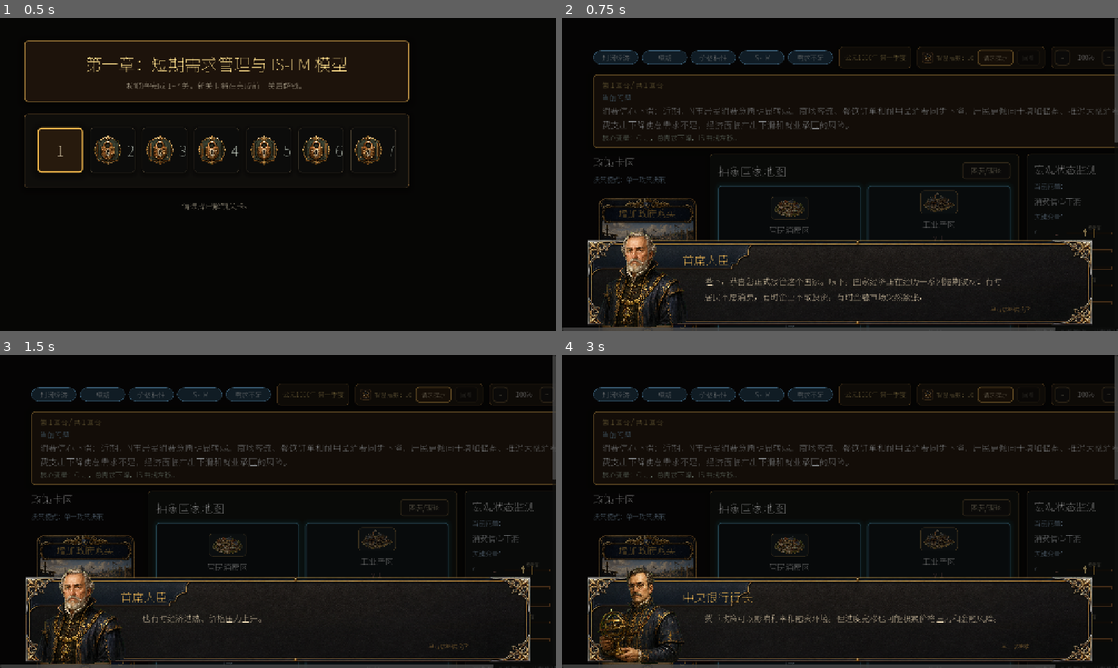
Above: before the commit, frames 1-4 (two rows, left to right).
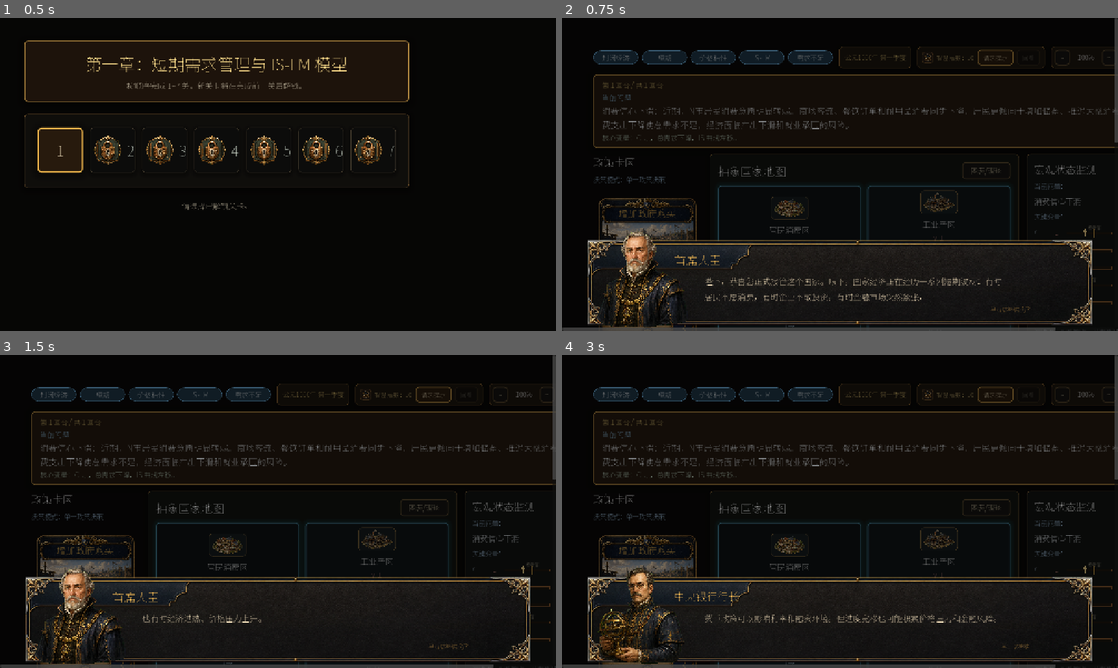
Above: after the commit, the same moments.

Repository: Austenzcy/macroecon
Game: Godot game, scene res://scenes/LevelSelect.tscn
Same seed, same stepped clock (60 frames per second), same inputs: the game is played once before the commit and once after it.
Inputs:
- Up to frame 1 (0.5 s): no input
- Up to frame 2 (0.75 s): click "1" at 0.5 s
- Up to frame 3 (1.5 s): click "请求提示" at 1.25 s
- Up to frame 4 (3 s): click "-" at 2 s; click "+" at 2.75 s

Frame 1 is identical in both runs. In frame 2, 0.1% of the frame differs, in the area x 20-30%, y 75-100%; in frame 3, 0.1%; in frame 4, 0.2%, in the area x 20-35%, y 75-100%.

Commit message:
fix: refine policy card text layout and long speaker names

Diff:
--- a/scripts/ui/ArtLayoutSpecs.gd
+++ b/scripts/ui/ArtLayoutSpecs.gd
@@ -20,12 +20,15 @@
 	return {
 		SAFE_FRAME_CONTENT: Rect2(0.030, 0.080, 0.920, 0.820),
 		SAFE_PORTRAIT_OVERLAP: Rect2(0.000, -0.440, 0.235, 1.420),
-		SAFE_SPEAKER: Rect2(0.188, 0.125, 0.455, 0.145),
+		SAFE_SPEAKER: Rect2(0.172, 0.125, 0.505, 0.145),
 		SAFE_BODY: Rect2(0.232, 0.405, 0.600, 0.325),
 		SAFE_CONTINUE: Rect2(0.705, 0.725, 0.170, 0.130),
 		"speaker_font_min": 27,
 		"speaker_font_max": 34,
 		"speaker_font_viewport_ratio": 0.035,
+		"speaker_long_name_threshold": 5,
+		"speaker_long_name_font_delta": 3,
+		"speaker_long_name_font_min": 25,
 		"body_font_min": 19,
 		"body_font_max": 23,
 		"body_font_viewport_ratio": 0.025,
@@ -43,13 +46,13 @@
 		SAFE_ILLUSTRATION: Rect2(0.095, 0.210, 0.810, 0.425),
 		SAFE_TITLE: Rect2(0.105, 0.103, 0.790, 0.095),
 		SAFE_CATEGORY: Rect2(0.245, 0.646, 0.510, 0.064),
-		SAFE_DESCRIPTION: Rect2(0.125, 0.708, 0.585, 0.170),
-		SAFE_COST: Rect2(0.745, 0.786, 0.178, 0.128),
+		SAFE_DESCRIPTION: Rect2(0.118, 0.652, 0.600, 0.226),
+		SAFE_COST: Rect2(0.742, 0.812, 0.184, 0.126),
 		"title_font": 22,
 		"category_font": 12,
-		"description_font": 15,
-		"description_line_spacing": 4,
-		"cost_font": 31,
+		"description_font": 16,
+		"description_line_spacing": 5,
+		"cost_font": 35,
 		"type_icon_size": 18,
 		"stamp_font": 14
 	}
@@ -61,12 +64,12 @@
 		"expansionary_monetary_policy":
 			spec[SAFE_TITLE] = Rect2(0.105, 0.108, 0.790, 0.095)
 			spec[SAFE_CATEGORY] = Rect2(0.255, 0.640, 0.490, 0.064)
-			spec[SAFE_DESCRIPTION] = Rect2(0.125, 0.700, 0.585, 0.172)
-			spec[SAFE_COST] = Rect2(0.748, 0.780, 0.176, 0.130)
+			spec[SAFE_DESCRIPTION] = Rect2(0.118, 0.646, 0.600, 0.228)
+			spec[SAFE_COST] = Rect2(0.744, 0.808, 0.184, 0.128)
 		"tax_cut":
-			spec[SAFE_DESCRIPTION] = Rect2(0.125, 0.704, 0.585, 0.172)
+			spec[SAFE_DESCRIPTION] = Rect2(0.118, 0.650, 0.600, 0.226)
 		"keep_policy_unchanged":
-			spec[SAFE_DESCRIPTION] = Rect2(0.125, 0.706, 0.585, 0.170)
+			spec[SAFE_DESCRIPTION] = Rect2(0.118, 0.652, 0.600, 0.224)
 	return spec
 
 
--- a/scripts/ui/DialogueOverlay.gd
+++ b/scripts/ui/DialogueOverlay.gd
@@ -268,6 +268,7 @@
 	var avatar_id: String = str(step.get("avatar", ""))
 
 	_speaker_label.text = speaker
+	_update_layout_metrics()
 	_text_label.text = text
 	_continue_label.text = "%s  %d/%d" % [continue_text, page_index + 1, page_count] if page_count > 1 else continue_text
 	var portrait_texture := ArtAssetRegistry.texture_for_dialogue_portrait(_current_speaker_id, avatar_id, speaker)
@@ -373,13 +374,30 @@
 	if _continue_margin != null:
 		ArtLayoutSpecs.apply_margin_rect(_continue_margin, text_spec[ArtLayoutSpecs.SAFE_CONTINUE], panel_size)
 	if _speaker_label != null:
-		_speaker_label.add_theme_font_size_override("font_size", int(roundf(clampf(viewport_size.y * float(text_spec.get("speaker_font_viewport_ratio", 0.035)), float(text_spec.get("speaker_font_min", 27)), float(text_spec.get("speaker_font_max", 34))))))
+		_speaker_label.add_theme_font_size_override("font_size", _speaker_font_size(viewport_size, text_spec))
 	if _text_label != null:
 		_text_label.custom_minimum_size = Vector2(0.0, clampf(viewport_size.y * 0.100, 72.0, 112.0))
 		_text_label.add_theme_font_size_override("normal_font_size", int(roundf(clampf(viewport_size.y * float(text_spec.get("body_font_viewport_ratio", 0.025)), float(text_spec.get("body_font_min", 19)), float(text_spec.get("body_font_max", 23))))))
 		_text_label.add_theme_constant_override("line_separation", int(roundf(clampf(viewport_size.y * 0.010, float(text_spec.get("body_line_separation_min", 7)), float(text_spec.get("body_line_separation_max", 10))))))
 	if _continue_label != null:
 		_continue_label.add_theme_font_size_override("font_size", int(roundf(clampf(viewport_size.y * float(text_spec.get("continue_font_viewport_ratio", 0.017)), float(text_spec.get("continue_font_min", 13)), float(text_spec.get("continue_font_max", 16))))))
+
+
+func _speaker_font_size(viewport_size: Vector2, text_spec: Dictionary) -> int:
+	var base_size := int(roundf(clampf(
+		viewport_size.y * float(text_spec.get("speaker_font_viewport_ratio", 0.035)),
+		float(text_spec.get("speaker_font_min", 27)),
+		float(text_spec.get("speaker_font_max", 34))
+	)))
+	if _speaker_label == null:
+		return base_size
+	var name_length := _speaker_label.text.length()
+	var threshold := int(text_spec.get("speaker_long_name_threshold", 5))
+	if name_length >= threshold:
+		var delta := int(text_spec.get("speaker_long_name_font_delta", 3))
+		var long_min := int(text_spec.get("speaker_long_name_font_min", text_spec.get("speaker_font_min", 27)))
+		return maxi(base_size - delta, long_min)
+	return base_size
 
 
 func _paginate_dialogue_steps(raw_steps: Array) -> Array:
--- a/scripts/ui/PolicyCard.gd
+++ b/scripts/ui/PolicyCard.gd
@@ -169,7 +169,7 @@
 	_description_label.text = description
 	_description_label.autowrap_mode = TextServer.AUTOWRAP_WORD_SMART
 	_description_label.vertical_alignment = VERTICAL_ALIGNMENT_TOP
-	_description_label.modulate = Color(0.070, 0.045, 0.024, 1.0)
+	_description_label.modulate = Color(0.040, 0.028, 0.016, 1.0)
 	_description_label.mouse_filter = Control.MOUSE_FILTER_IGNORE
 	_description_area.add_child(_description_label)
 
@@ -257,10 +257,13 @@
 	_description_label.add_theme_font_size_override("font_size", ArtLayoutSpecs.scaled_int(spec, "description_font", _ui_scale))
 	_description_label.add_theme_constant_override("line_spacing", ArtLayoutSpecs.scaled_int(spec, "description_line_spacing", _ui_scale))
 	_description_label.add_theme_constant_override("outline_size", 1)
-	_description_label.add_theme_color_override("font_outline_color", Color(0.070, 0.045, 0.024, 0.22))
+	_description_label.add_theme_color_override("font_outline_color", Color(0.040, 0.028, 0.016, 0.28))
 	_cost_label.add_theme_font_size_override("font_size", ArtLayoutSpecs.scaled_int(spec, "cost_font", _ui_scale))
-	_cost_label.add_theme_constant_override("outline_size", 1)
-	_cost_label.add_theme_color_override("font_outline_color", Color(0.10, 0.055, 0.020, 0.78))
+	_cost_label.add_theme_constant_override("outline_size", 2)
+	_cost_label.add_theme_color_override("font_outline_color", Color(0.10, 0.055, 0.020, 0.88))
+	_cost_label.add_theme_color_override("font_shadow_color", Color(0.11, 0.060, 0.018, 0.50))
+	_cost_label.add_theme_constant_override("shadow_offset_x", 1)
+	_cost_label.add_theme_constant_override("shadow_offset_y", 1)
 	_stamp_label.add_theme_font_size_override("font_size", ArtLayoutSpecs.scaled_int(spec, "stamp_font", _ui_scale))
 
 
@@ -306,15 +309,18 @@
 		_type_icon_texture.texture = null
 		_type_icon_texture.visible = false
 		_type_icon_label.visible = false
+		_type_label.visible = false
 	elif type_texture != null:
 		_type_icon_texture.texture = type_texture
 		_type_icon_texture.visible = true
 		_type_icon_label.visible = false
+		_type_label.visible = true
 	else:
 		_type_icon_texture.texture = null
 		_type_icon_texture.visible = false
 		_type_icon_label.visible = true
 		_type_icon_label.text = ArtAssetRegistry.placeholder_for_policy_type(policy_type, policy_id)
+		_type_label.visible = true
 	_position_type_fallback_icon()
 
 
Binary file changed: assets/fonts/NotoSansSC-Regular.ttf
Not shown, changed: progress.txt
Not shown, changed: docs/DialogueOverlay_Frame_Art_v2.md
Not shown, changed: docs/PolicyCard_Art_v2.md
Not shown, changed: docs/UI_Art_Integration_Workflow_v1.md
